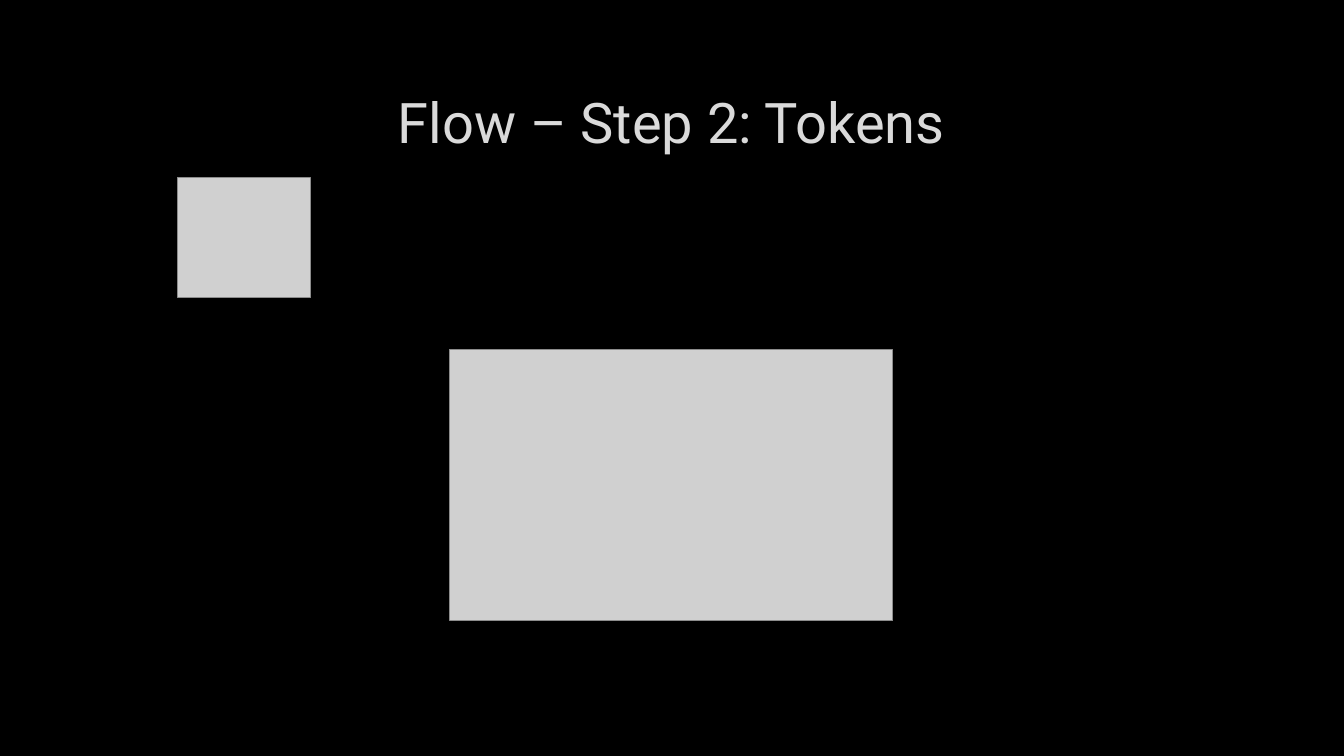
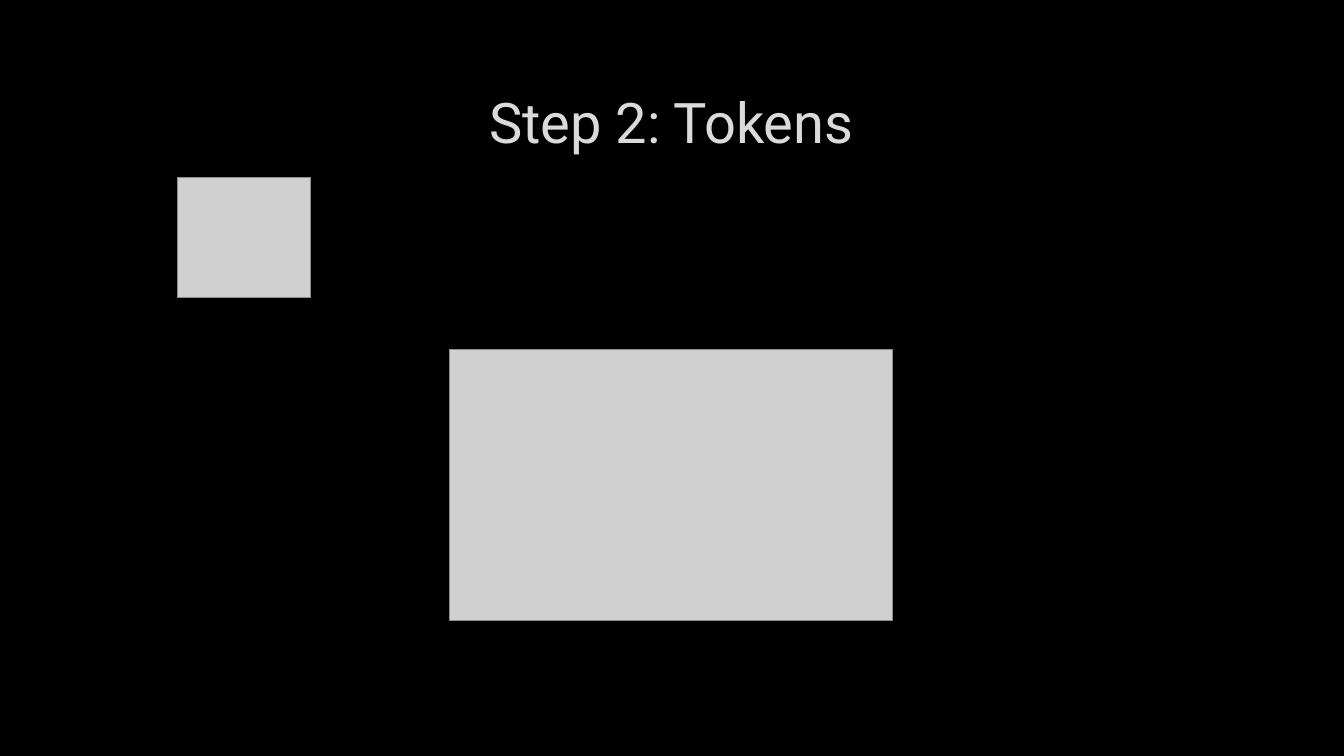
Before and after one commit to stryku/workshops, a slide deck: slide 6 of ctai-compile_time_assembly_interpreter.pptx. Drawn at 1344x756 pixels with LibreOffice and Linux fonts; fonts in the diff are those of the drawing; grey boxes stand for pictures; background and template pictures are left out. Boxes give left, top, right and bottom in pixels: in the first picture for what was removed or moved away, otherwise in the second. Text is boxed around its words. In the diff, an @@ line names an element or a change of style, - is before the commit and + after.

```diff
--- a/ctai-compile_time_assembly_interpreter.pptx
+++ b/ctai-compile_time_assembly_interpreter.pptx
@@ title at (489, 101, 854, 155): text changed @@
-Flow – Step 2: Tokens
+Step 2: Tokens
```
Also in this commit, not shown: 5 other slides changed, 6 slides added, 5 slides removed, 1 other file.
